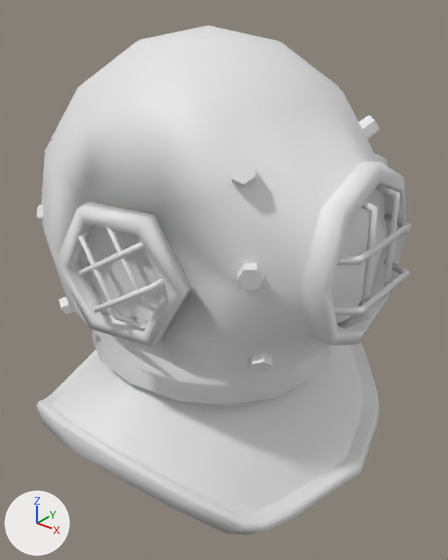
What one commit did to the Blender file underwater_art/helmet.blend.
The view is the same before and after, from a 50 mm lens placed at (2.17, -2.59, 1.22), pointed at (0.11, -0.02, -0.37). Every picture has the same lights, and +X, +Y and +Z are marked at lower left.

Names of what the first picture shows: 'glass', 'helmet'.
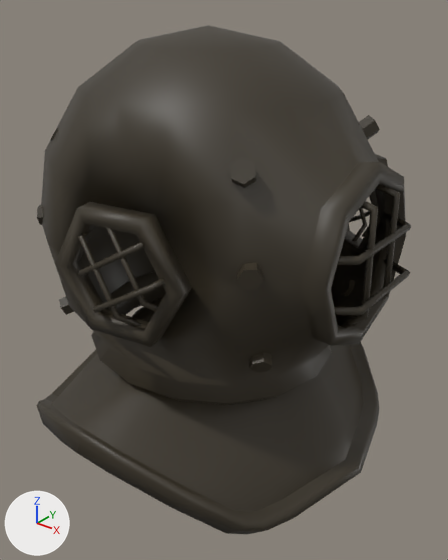
Patch to the scene script:
```diff
--- a/underwater_art/helmet.blend.py
+++ b/underwater_art/helmet.blend.py
@@ mat_material @@
+mat_material = principled_material('Material')
+mat_material.base_color = (0.0425, 0.0332, 0.0196)  # brown #3a3326
@@ me_plane_001 @@
 me_plane_001.from_pydata(...)  # 1240 vertices, 1160 faces; spans x -1.14..1.06, y 0.23..2.43, z -0.52..1.91
+me_plane_001.materials.append(mat_material)  # brown #3a3326
@@ ob_glass @@
 ob_glass.location = (0.0, 0.0, 0.0)
+ob_glass.hide_set(True)
```

Boxes (x1, y1, x2, y2) around the edits, measured in the pictures (448 x 560 px):
'helmet', recoloured
    both: (36, 25, 411, 534)
'glass', hidden
    before: (80, 189, 387, 323)
